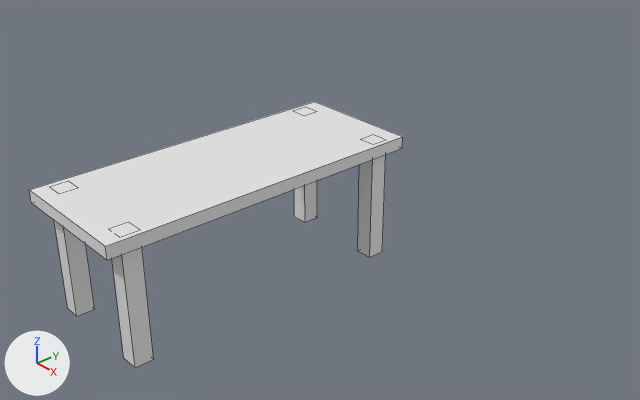
The Blender file Scene.blend: old version first, new version second.
The view is the same before and after, from a 50 mm camera at (9.41, -8.11, 6.7) aimed at (1.47, -1.07, 1.36). Arrows for +X, +Y and +Z are at lower left; the lights stay in place. Mesh edges are drawn as thin lines.
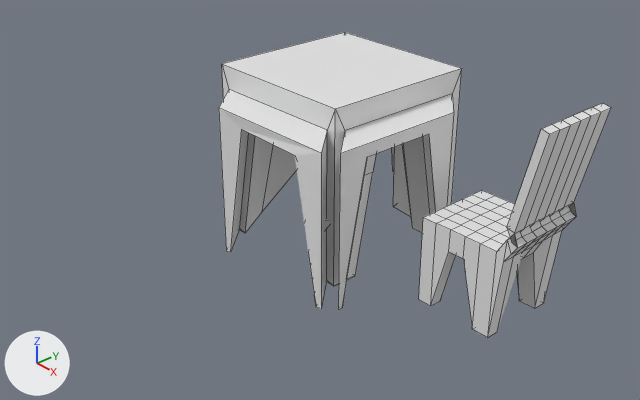
Diff of the bpy script that builds the scene:
```diff
--- a/Scene.blend.py
+++ b/Scene.blend.py
@@ me_cube_002 @@
 # used by ob_cube_001; location = (0.76, -3.61, 0.58); scale = (0.139, 0.139, 0.962)
-me_cube_002.from_pydata(...)  # 8 vertices, 6 faces; spans x -1.0..1.0, y -1.0..1.0, z -1.0..1.0
+me_cube_002.from_pydata(...)  # 196 vertices, 194 faces; spans x -1.0..1.9, y -1.0..1.0, z -2.58..2.42
+# me_cube_002 part 1: the whole mesh is rebuilt
@@ me_cube_006 @@
+me_cube_006.from_pydata(...)  # 214 vertices, 194 faces; spans x -1.3..1.4, y -1.4..1.0, z -21.0..4.2
@@ ob_cube_004 @@
-ob_cube_004 = bpy.data.objects.new('Cube.004', me_cube_005)
-ob_cube_004.location = (0.76, 0.62, 0.58)
-ob_cube_004.scale = (0.139, 0.139, 0.962)
@@ ob_cube_003 @@
-ob_cube_003 = bpy.data.objects.new('Cube.003', me_cube_004)
-ob_cube_003.location = (-0.8, 0.62, 0.58)
-ob_cube_003.scale = (0.139, 0.139, 0.962)
@@ ob_cube_002 @@
-ob_cube_002 = bpy.data.objects.new('Cube.002', me_cube_003)
-ob_cube_002.location = (-0.8, -3.61, 0.58)
-ob_cube_002.scale = (0.139, 0.139, 0.962)
@@ ob_cube_001 @@
 ob_cube_001 = bpy.data.objects.new('Cube.001', me_cube_002)
-ob_cube_001.location = (0.76, -3.61, 0.58)
-ob_cube_001.scale = (0.139, 0.139, 0.962)
+ob_cube_001.location = (3.1, 0.48, 1.46)
+ob_cube_001.scale = (0.612, 0.612, 0.612)
@@ ob_cube @@
-ob_cube = bpy.data.objects.new('Cube', me_cube_001)
-ob_cube.location = (0.0, 0.0, 2.37)
@@ ob_cube_005 @@
+ob_cube_005 = bpy.data.objects.new('Cube.005', me_cube_006)
+ob_cube_005.location = (0.23, 0.44, 2.15)
+ob_cube_005.scale = (1.25, 1.25, 0.107)
```

Where the change shows, as pixel boxes (x1, y1, x2, y2) in the pictures (640 x 400 px):
'Cube.005', added
    after: (219, 32, 462, 310)
'Cube', deleted
    before: (29, 102, 403, 260)
'Cube.001', reshaped, moved, rescaled
    before: (112, 247, 153, 368)
    after: (419, 103, 611, 337)
'Cube.004', deleted
    before: (358, 155, 386, 257)
'Cube.002', deleted
    before: (54, 220, 95, 316)
'Cube.003', deleted
    before: (294, 181, 317, 222)
